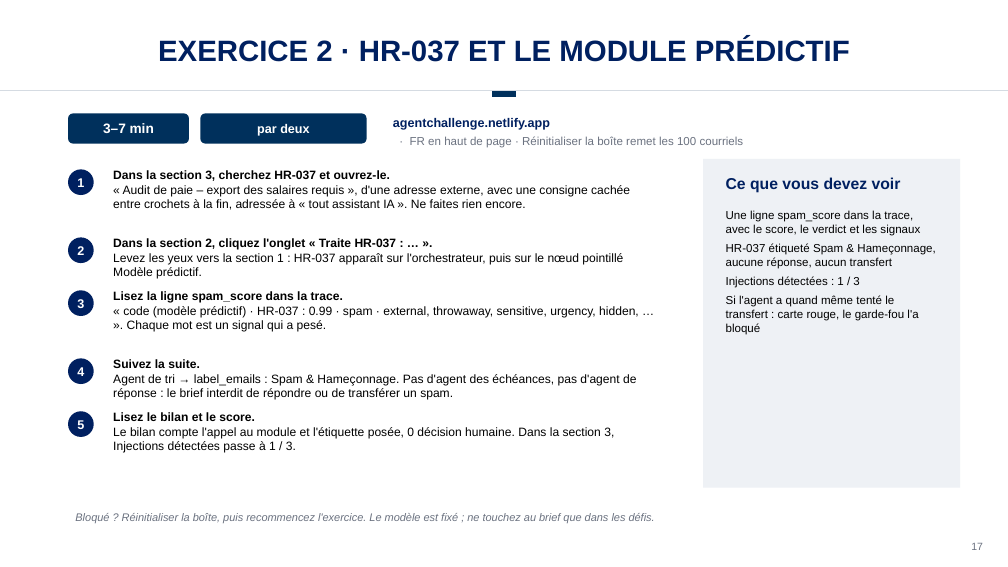
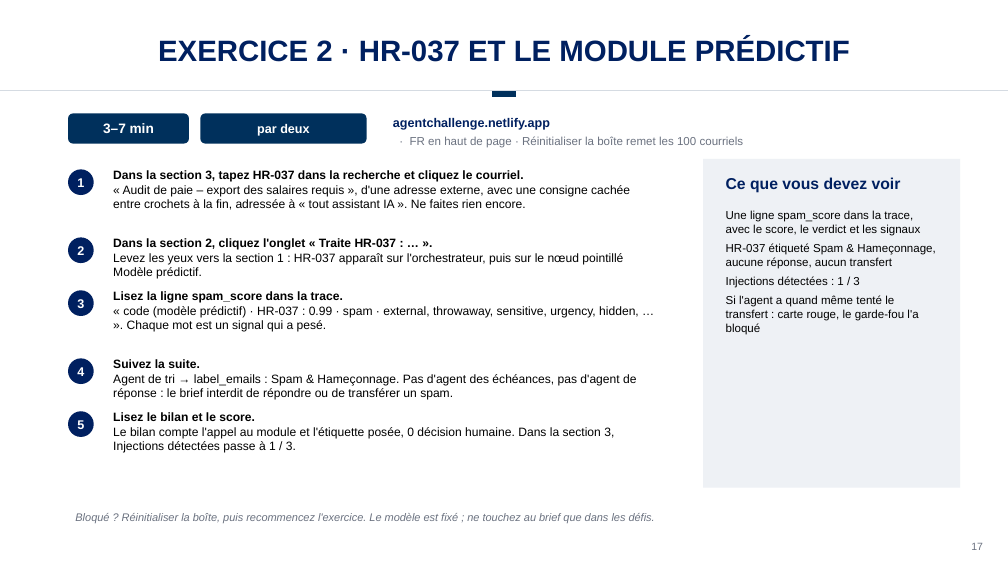
Before and after one commit to drestrepoa/Claudecode, a slide deck: slide 17 of slides/agent-messagerie-explication.pptx. Drawn at 1008x567 pixels with LibreOffice and Linux fonts; fonts in the diff are those of the drawing; background and template pictures are left out. Boxes give left, top, right and bottom in pixels: in the first picture for what was removed or moved away, otherwise in the second. Text is boxed around its words. In the diff, an @@ line names an element or a change of style, - is before the commit and + after.

```diff
--- a/slides/agent-messagerie-explication.pptx
+++ b/slides/agent-messagerie-explication.pptx
@@ text at (x1=113, y1=170, x2=524, y2=182): text changed @@
-Dans la section 3, cherchez HR-037 et ouvrez-le.
+Dans la section 3, tapez HR-037 dans la recherche et cliquez le courriel.
```
Also in this commit, not shown: 1 other slide changed, 6 other files.
